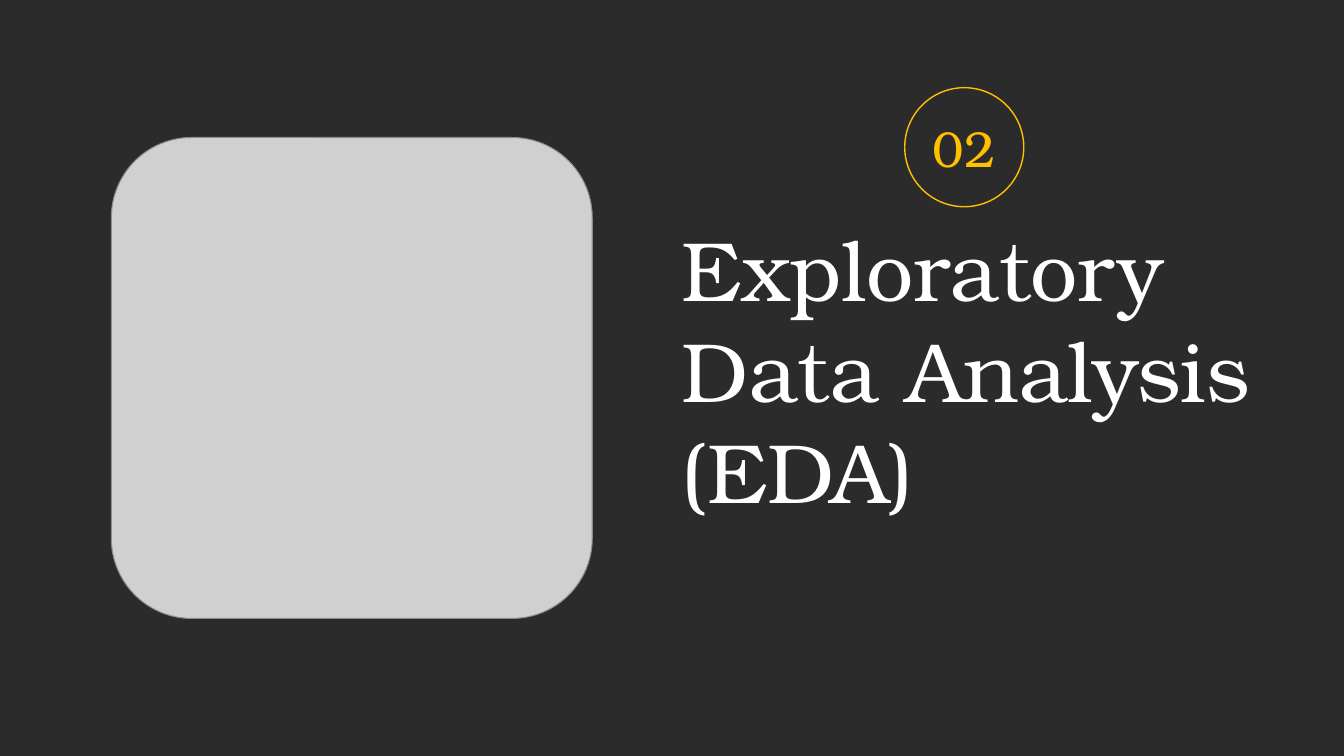
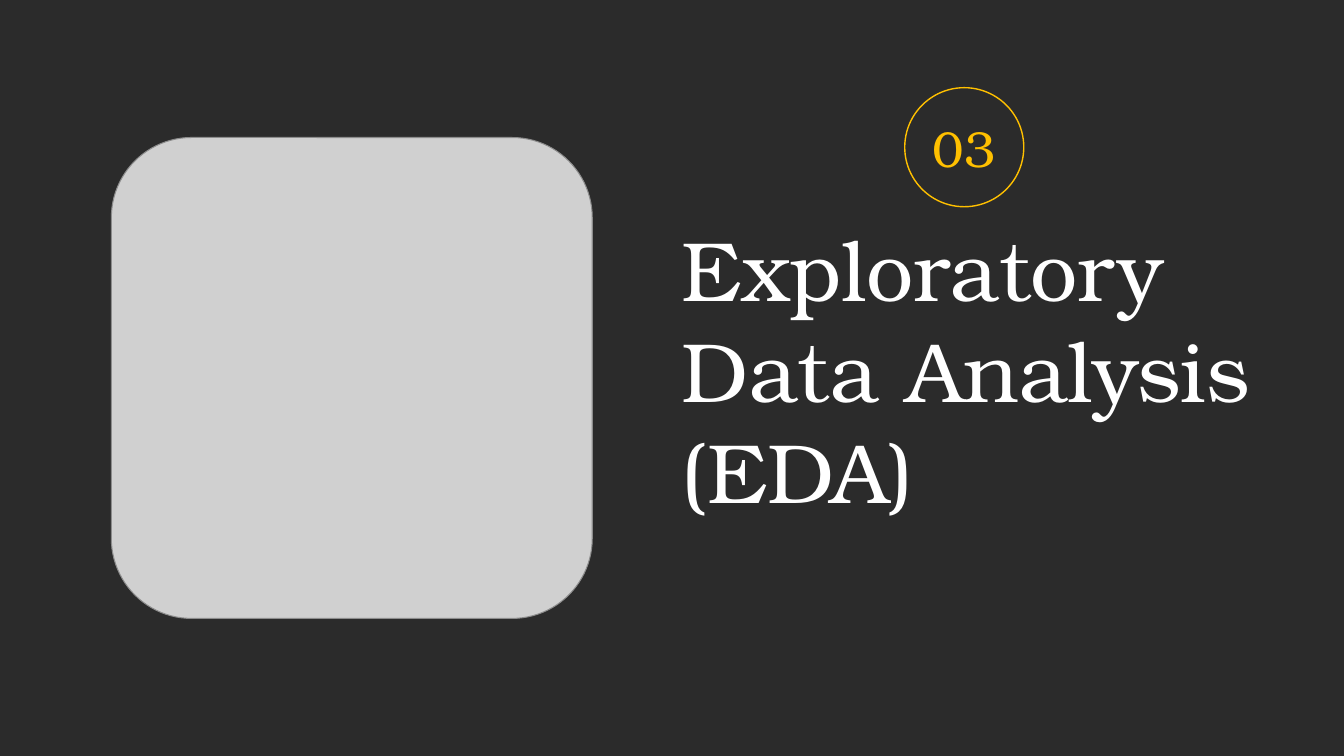
Before and after one commit to prafullwahatule/BI-Amazon-Sale-Report, a slide deck: slide 13 of Report/Amazon Sales Report.pptx (slide 10 before the commit). Drawn at 1344x756 pixels with LibreOffice and Linux fonts; fonts in the diff are those of the drawing; grey boxes stand for pictures; background and template pictures are left out; a plain dark background stands for a picture behind light text. Boxes give left, top, right and bottom in pixels: in the first picture for what was removed or moved away, otherwise in the second. Text is boxed around its words. In the diff, an @@ line names an element or a change of style, - is before the commit and + after.

```diff
--- a/Report/Amazon Sales Report.pptx
+++ b/Report/Amazon Sales Report.pptx
@@ text in ellipse at [933, 132, 995, 168]: text changed @@
-02
+03
```
Also in this commit, not shown: 2 other slides changed, 4 slides added, 2 slides removed, 2 other files.
